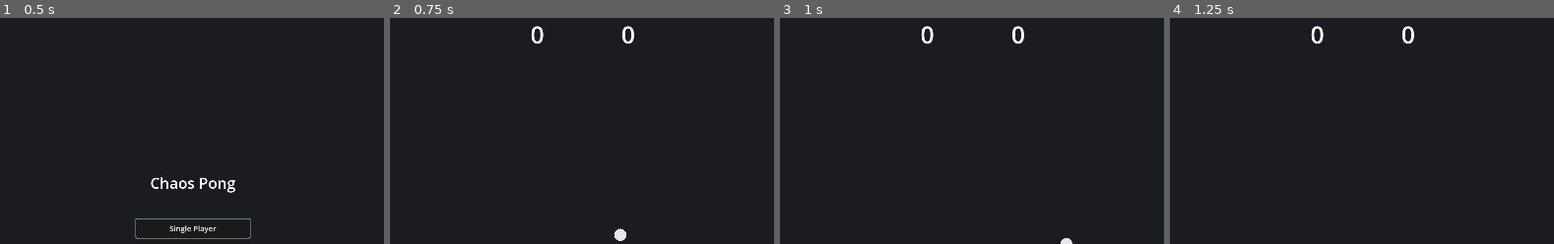
Above: before the commit, frames 1-4 (left to right).
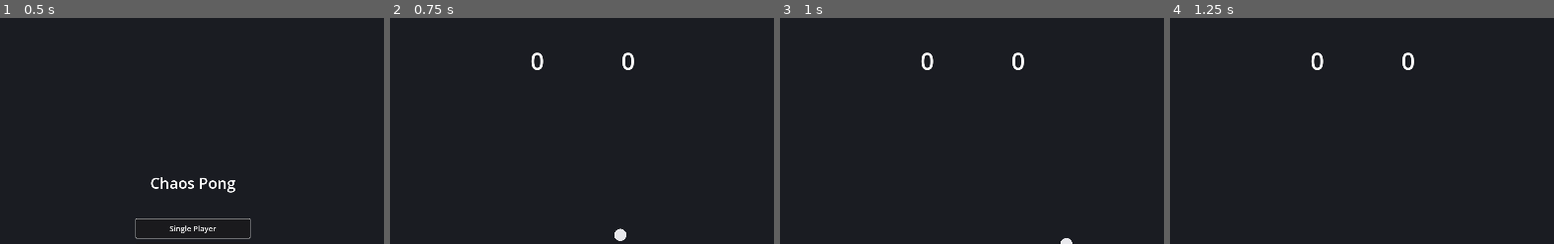
Above: after the commit, the same moments.

Repository: rbankhead/chaos-pong
Game: Godot game, scene res://scenes/menu.tscn
Two runs of this game, one before a commit and one after it. Both use one fixed random seed, a clock stepped at 60 frames per second and the inputs below.
Inputs:
- Up to frame 1 (0.5 s): no input
- Up to frame 2 (0.75 s): click "Single Player" at 0.5 s
- Up to frame 3 (1 s): no input
- Up to frame 4 (1.25 s): no input
The pictures show only the part of the screen within x 26-76%, y 3-53%; the shares and areas given below are measured in that part.

Frame 1 is identical in both runs. In frame 2, 0.6% of the frame differs, in the area x 36-64%, y 3-24%; in frame 3, 0.6%; in frame 4, 0.6%.

Commit message:
Revert the top paddle to the same wall margin as the bottom one, and move the score labels down to clear it instead; add an explicit test proving double points can't reactivate after it fires.
Co-Authored-By: Claude Sonnet 5 <noreply@anthropic.com>
Claude-Session: https://claude.ai/code/session_01PizAb2X1jqra4Un5GdMisC

Diff:
--- a/scenes/game.tscn
+++ b/scenes/game.tscn
@@ -26,18 +26,18 @@
 
 [node name="LeftScore" type="Label" parent="UI"]
 offset_left = 840.0
-offset_top = 40.0
+offset_top = 110.0
 offset_right = 1000.0
-offset_bottom = 120.0
+offset_bottom = 190.0
 theme_override_font_sizes/font_size = 64
 text = "0"
 horizontal_alignment = 1
 
 [node name="RightScore" type="Label" parent="UI"]
 offset_left = 1080.0
-offset_top = 40.0
+offset_top = 110.0
 offset_right = 1240.0
-offset_bottom = 120.0
+offset_bottom = 190.0
 theme_override_font_sizes/font_size = 64
 text = "0"
 horizontal_alignment = 1
--- a/scripts/horizontal_paddle.gd
+++ b/scripts/horizontal_paddle.gd
@@ -5,7 +5,6 @@
 const THICKNESS := 32.0
 const SPEED := 500.0
 const WALL_MARGIN := 60.0 # keeps this off the wall so it's a distinct hit, not a duplicate bounce
-const TOP_CLEARANCE := 160.0 # clears the score labels (y=40-120 in game.tscn), not just the wall
 
 const AI_REACTION_INTERVAL := 0.2
 const AI_AIM_ERROR := 60.0
@@ -23,7 +22,7 @@
 	var viewport_size := get_viewport_rect().size
 	screen_width = viewport_size.x
 	position.x = screen_width / 2.0
-	position.y = TOP_CLEARANCE if is_top else viewport_size.y - THICKNESS / 2.0 - WALL_MARGIN
+	position.y = THICKNESS / 2.0 + WALL_MARGIN if is_top else viewport_size.y - THICKNESS / 2.0 - WALL_MARGIN
 	ai_known_target_x = position.x
 
 	body_style.bg_color = Color("#e8e8ec")
--- a/test/unit/test_game_chaos.gd
+++ b/test/unit/test_game_chaos.gd
@@ -97,8 +97,9 @@
 	add_child_autofree(game)
 	game._apply_third_fourth()
 	var top = game.horizontal_paddles.filter(func(p): return p.is_top)[0]
-	var score_label_bottom := 120.0 # UI/LeftScore + UI/RightScore offset_bottom in game.tscn
-	assert_gt(top.get_rect().position.y, score_label_bottom)
+	var score_label_top := 110.0 # UI/LeftScore + UI/RightScore offset_top in game.tscn
+	var paddle_bottom_edge: float = top.get_rect().position.y + top.get_rect().size.y
+	assert_lt(paddle_bottom_edge, score_label_top)
 
 
 func test_all_eight_chaos_effects_trigger_exactly_once() -> void:
@@ -126,6 +127,23 @@
 	assert_true(game.balls[0].is_accent)
 
 
+func test_double_points_cannot_reactivate_after_pool_exhausted() -> void:
+	var game = GameScene.instantiate()
+	add_child_autofree(game)
+	game.chaos_pool = ["double_points"] # force it to be the one that fires
+	game._trigger_random_chaos()
+	assert_true(game.double_points_active)
+	assert_false(game.chaos_pool.has("double_points")) # removed by the real trigger path
+
+	game._on_scored(1, game.balls[0])
+	assert_false(game.double_points_active)
+	assert_true(game.chaos_pool.is_empty()) # nothing left that could ever re-fire it
+
+	game._on_scored(1, game.balls[0])
+	assert_false(game.double_points_active)
+	assert_false(game.balls[0].is_accent)
+
+
 func test_double_points_awards_two_points_per_score() -> void:
 	var game = GameScene.instantiate()
 	add_child_autofree(game)
Not shown, changed: ARCHITECTURE.txt
